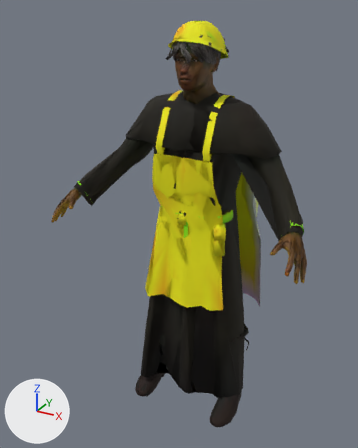
Two versions of the glTF model chars/real/o_rogue.glb, one commit apart.
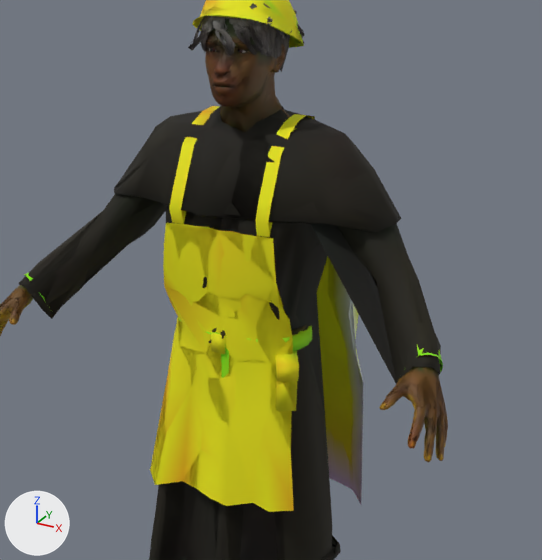
There are two pictures of each version: one whole from a camera (50 mm lens) standing at (0.911, -1.855, 1.814) and looking at (-0.065, -0.081, 0.927), one close up on the part from 18% to 100% of the width and 7% to 75% of the height. Lighting does not change. The marker at lower left points along +X, +Y and +Z. The last two pictures show the newer version. Vertices at exactly the same position are counted once.

The first close-up shows 'o_rogue', 'o_rogue.cortu_short_messy_hair', 'o_rogue.donitz_monk_robe', 'o_rogue.donitz_monk_robe@far', 'o_rogue.donitz_monk_robe@lod', 'o_rogue.donitz_monk_robe@mid', 'w_apron', 'w_apron@lod', 'w_apron@mid', 'w_cloak', 'w_cloak@mid', 'w_straps', 'w_straps@mid' and 17 more.
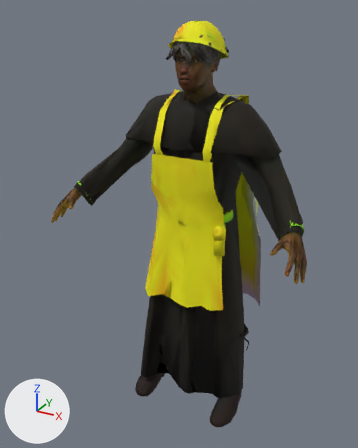
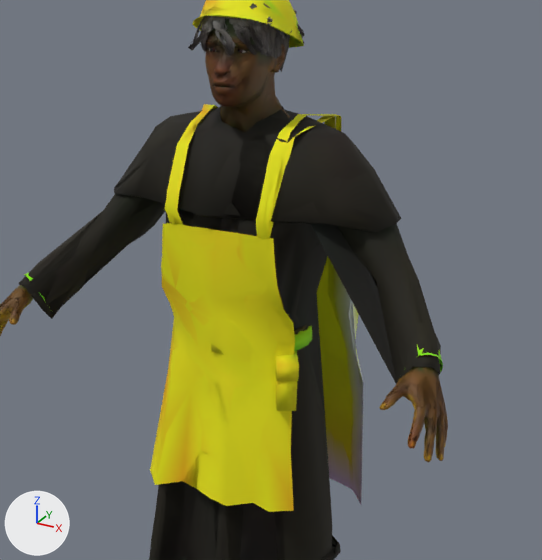
What differs and where, as boxes [x1, y1, x2, y2] in the close-ups (542 x 560 px; the box of a moved part takes in the faces that stretch with it):
'w_apron', reshaped
    before: [150, 223, 294, 512]
    after: [150, 223, 295, 512]
'w_apron@mid', reshaped
    before: [150, 223, 293, 481]
    after: [162, 224, 292, 486]
'w_apron@lod', reshaped
    before: [155, 287, 271, 501]
    after: [155, 223, 290, 501]
'w_straps', reshaped
    before: [169, 106, 315, 237]
    after: [166, 104, 341, 257]
'w_straps@mid', reshaped
    before: [181, 116, 315, 236]
    after: [164, 108, 335, 240]
part 1 of me_w_apron, moved or reshaped
    before: [163, 223, 293, 416]
    after: [161, 223, 295, 448]
part 2 of me_w_straps, moved or reshaped
    before: [169, 106, 220, 224]
    after: [166, 104, 218, 224]
part 3 of me_w_straps, moved or reshaped
    before: [255, 114, 315, 237]
    after: [256, 114, 341, 257]
part 4 of me_w_apron_mid, moved or reshaped
    before: [165, 223, 293, 450]
    after: [162, 224, 292, 450]
part 6 of me_w_apron_lod, moved or reshaped
    before: [165, 287, 271, 407]
    after: [166, 223, 290, 447]

The edits, one by one:
me_w_apron is used by ob_w_apron; location (0.0, 0.0, 0.0).
me_w_apron had 92 vertices, 150 faces and spanned x -0.198..0.198, y -0.222..-0.095, z 0.605..1.262.
me_w_apron now has 92 vertices, 150 faces and spans x -0.198..0.198, y -0.222..-0.097, z 0.605..1.262.
me_w_apron part 1: 53 of 92 vertices moved; they spanned x -0.142..0.156, y -0.18..-0.095, z 0.908..1.262 and now span x -0.144..0.161, y -0.192..-0.104, z 0.908..1.262; mean shift (0.001, -0.008, 0.0); largest move (0.106, -0.145, 1.111) -> (0.122, -0.16, 1.111).
Other edits to the shape of me_w_apron do not show in these pictures.
me_w_straps is used by ob_w_straps; location (0.0, 0.0, 0.0).
me_w_straps had 44 vertices, 40 faces and spanned x -0.12..0.12, y -0.177..0.09, z 1.062..1.49.
me_w_straps now has 44 vertices, 40 faces and spans x -0.167..0.176, y -0.185..0.134, z 1.062..1.49.
me_w_straps part 2: 22 of 44 vertices moved; they spanned x -0.12..-0.09, y -0.177..0.09, z 1.062..1.49 and now span x -0.167..-0.091, y -0.185..0.134, z 1.062..1.49; mean shift (-0.016, 0.006, 0.0); largest move (-0.09, 0.065, 1.464) -> (-0.137, 0.109, 1.464).
me_w_straps part 3: 20 of 44 vertices moved; they spanned x 0.09..0.12, y -0.175..0.081, z 1.062..1.49 and now span x 0.092..0.176, y -0.179..0.129, z 1.062..1.49; mean shift (0.017, 0.007, 0.0); largest move (0.09, 0.05, 1.481) -> (0.15, 0.098, 1.481).
me_w_apron_mid is used by ob_w_apron_mid; location (0.0, 0.0, 0.0).
me_w_apron_mid had 35 vertices, 51 faces and spanned x -0.198..0.198, y -0.222..-0.095, z 0.605..1.262.
me_w_apron_mid now has 35 vertices, 51 faces and spans x -0.198..0.198, y -0.222..-0.096, z 0.605..1.262.
me_w_apron_mid part 4: 14 of 35 vertices moved; they spanned x -0.142..0.15, y -0.176..-0.095, z 0.908..1.262 and now span x -0.145..0.152, y -0.184..-0.096, z 0.908..1.262; mean shift (0.0, -0.007, 0.0); largest move (0.039, -0.165, 0.959) -> (0.044, -0.177, 0.959).
me_w_straps_mid is used by ob_w_straps_mid; location (0.0, 0.0, 0.0).
me_w_straps_mid had 18 vertices, 14 faces and spanned x -0.12..0.12, y -0.177..0.081, z 1.062..1.49.
me_w_straps_mid now has 18 vertices, 14 faces and spans x -0.158..0.161, y -0.193..0.112, z 1.062..1.49.
me_w_straps_mid part 5: 18 of 18 vertices moved; they spanned x -0.12..0.12, y -0.177..0.081, z 1.062..1.49 and now span x -0.158..0.161, y -0.193..0.112, z 1.062..1.49; mean shift (0.002, 0.006, 0.0).
me_w_apron_lod has 30 vertices, 41 faces and spans x -0.198..0.198, y -0.222..-0.095, z 0.605..1.262.
me_w_apron_lod is used by ob_w_apron_lod; location (0.0, 0.0, 0.0).
Part 6, on me_w_apron_lod:
Vertex 1 of me_w_apron_lod moves from (-0.035, -0.154, 1.111) at pixel (208, 291) to (-0.033, -0.163, 1.111).
Vertex 6 of me_w_apron_lod moves from (0.106, -0.145, 1.111) at pixel (266, 300) to (0.109, -0.154, 1.111).
Vertex 7 of me_w_apron_lod moves from (0.0, -0.163, 1.06) at pixel (219, 316) to (0.001, -0.171, 1.06).
Vertex 9 of me_w_apron_lod moves from (-0.15, -0.097, 1.009) at pixel (177, 316) to (-0.156, -0.105, 1.009) at pixel (174, 316).
Vertex 10 of me_w_apron_lod moves from (-0.039, -0.159, 0.959) at pixel (205, 353) to (-0.045, -0.166, 0.959) at pixel (202, 354).
Vertex 11 of me_w_apron_lod moves from (0.117, -0.137, 0.959) at pixel (270, 363) to (0.118, -0.139, 0.959) at pixel (270, 363).
